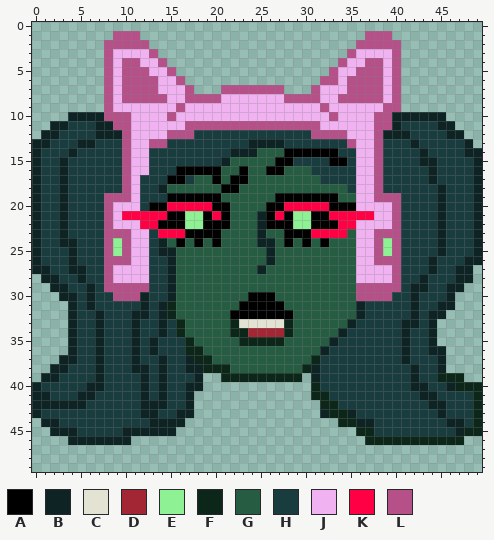
Two versions of one pixel-art sprite, Art/portrait_1.png. Above: the version before the commit.
The file is 50x50 pixels.
Palette (. is transparent): A #000000  B #0d2324  C #e3e3d3  D #a22633  E #8ef193  F #0c2619  G #265c42  H #193c3e  J #f1b2f2  K #ff0044  L #b55088
Pixels before (only the part around the change), first column x 0:
12 .BBHHHHBBBLJJJJLLLHHHHHHHHHHHHHLLLLJJJLBBBHHHHBB..
13 BBHHHBBHHHLJJLLHHHHHHHHHBBBBHHHHHHHLJJLHHHBHHHHHB.
14 BHHHBHHHHHLJJHHHHHHHHHBBBGGGAAAAAAHHJJLHHHHBHHHHBB
15 BHHBHHHHHHLJJHHHHHHHHBGGGGGAAHHHHAAHJJLHHHHBBHHHHB
16 BHHBHHHHHHLJJHHHAAAAAGGAGGAAGGGHHHHHJJLHHHHHBHHHHB
17 BHHBHHHHHHLJHHHAAHGGAGAAGGGGGGGGHHHHJJLHHHHHBHHHHB
18 BHHBHHHHHHLJHHBGGGGGGAAGGGGGGGGGGGGHJJLHHHHHHBHHHB
19 BHHBHHHHLLLJHHHAAAAAAGGGGGGAAAAAAAGGJJLLLHHHHBHHHB
20 BHHBHHHHLJJJHAAKKKKKAAGGGGAAKKKKKAAAJJJJLHHHHBHHHB
21 BHHBHHHHLJKKKKKAAEEAKAGGGBAKAEEAAKKKKKJJLHHHHBHHHB
22 BHHBHHHHLJJJKKAAAEEAAAGGGBAAAEEAAAKKJJJJLHHHHBHHHB
23 BHHBHHHHLLLJJHKKKAAAAGGGGBGGAAAKKKKGJJLLLHHHHBHHHB
24 BHHBBHHHLELJJHBGAGAGAGGGGBBGAGAGAGGGJJLELHHHHBHHHB
25 BHHHBHHHLELJJHBBGGGGGGGGGGBGGGGGGGGGJJLELHHHHBHHHB
26 BHHHBHHHLLLJJHHBGGGGGGGGGGBGGGGGGGGGJJLLLHHHBHHHBB
27 BBHHBBHHLJJJJHHBGGGGGGGGGBGGGGGGGGGGJJJJLHHHBHHBB.
The result:
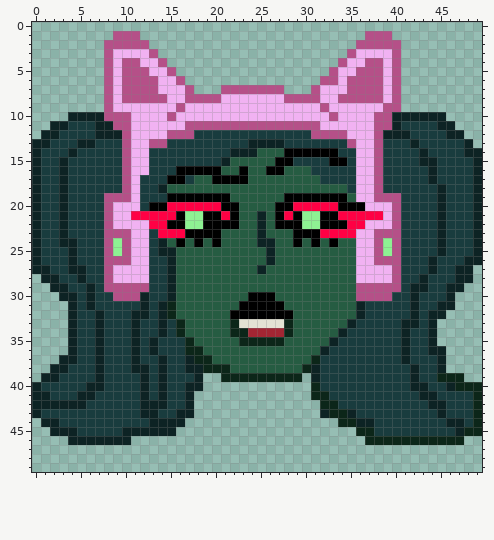
Changes in this commit:
Changed rows in their new state; - is an unchanged pixel.
first column x 10:
17 -----------A-----------------
18 -----------GG----------------
19 -----------A-----G------A----
20 ----------K-A---G-A----K--A--
21 J----K----AKA---GAKA-E-A----K
22 --J-K-------A---G--A-E--A-K--
23 ------------------G--A---K---
24 ------------------GAGAGA-----
Pixel boxes of the changes (left, top, right, bottom) in both pictures:
changed: (122, 175, 383, 247)
